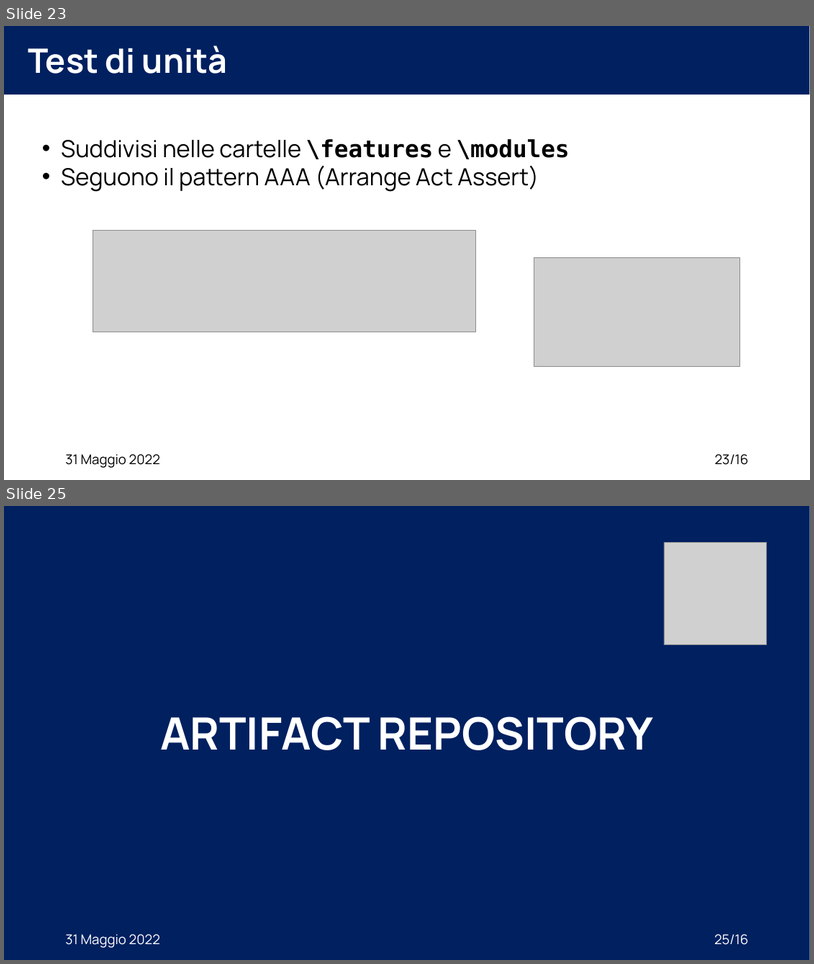
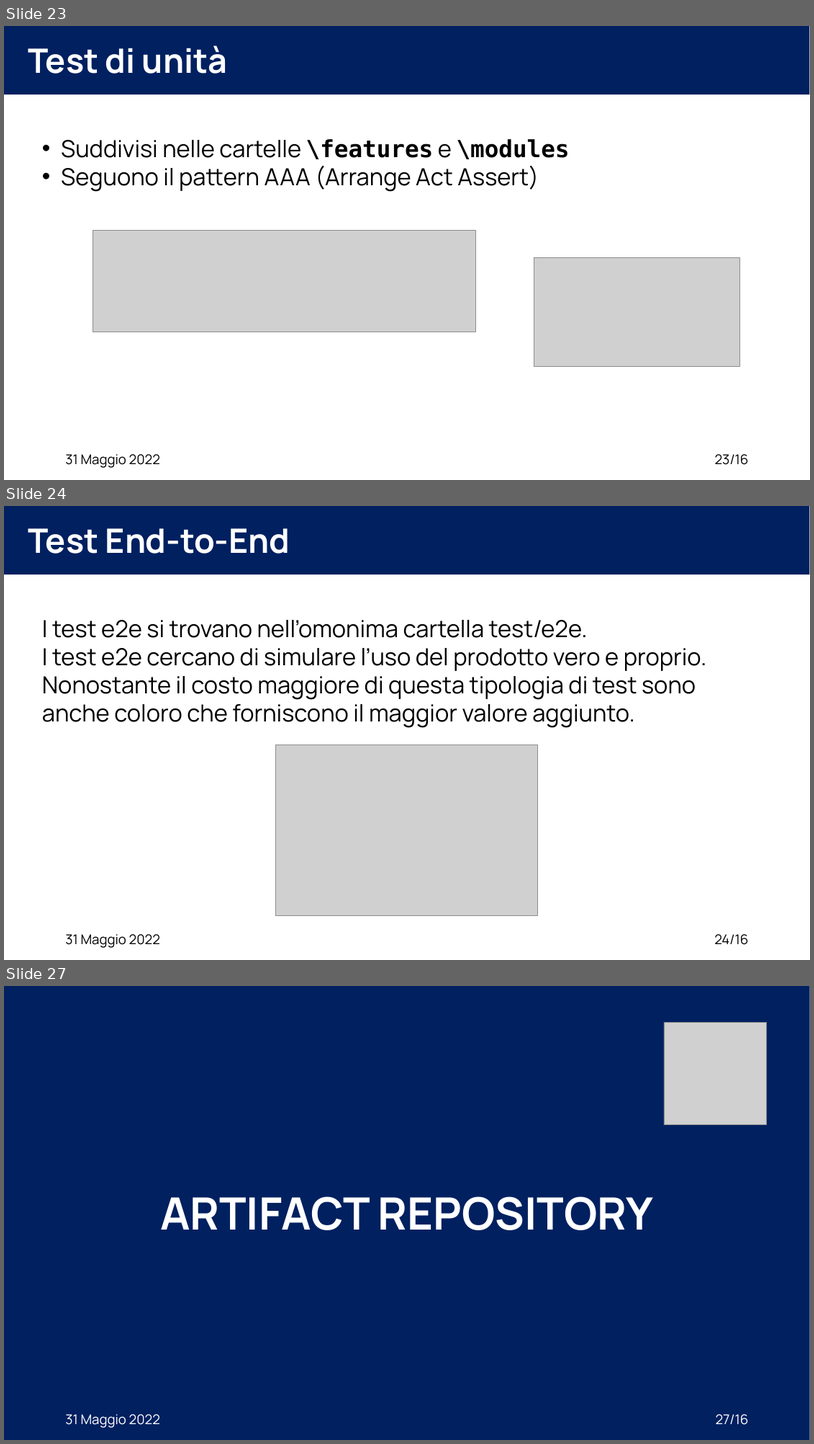
Before and after one commit to XidaZ3/MTSSAssignment3, a slide deck: MTSSAssignment3.pptx. Shown one above the other, each under a label of ours: slides 23 and 25 before the commit, slides 23, 24 and 27 after it; the slides between them are not shown. The pictures are 814x964 and 814x1444 pixels, drawn with LibreOffice and Linux fonts; fonts in the diff are those of the drawing; grey boxes stand for pictures. Boxes give left, top, right and bottom in pixels: in the first picture for what was removed or moved away, otherwise in the second. Text is boxed around its words. In the diff, an @@ line names an element or a change of style, - is before the commit and + after.

Commit message:
Test Slides
Test Slides

```diff
--- a/MTSSAssignment3.pptx
+++ b/MTSSAssignment3.pptx
@@ slide 24 added at <box>4,506,810,960</box>, background #FFFFFF @@
@@ rectangle added at <box>4,506,810,574</box>, fill #002060 @@
@@ title added at <box>28,528,291,554</box>, 40 pt, text #FFFFFF, bold @@
+Test End-to-End
@@ text added at <box>42,620,707,728</box>, 28 pt, text #000000 @@
+I test e2e si trovano nell’omonima cartella test/e2e.
+I test e2e cercano di simulare l’uso del prodotto vero e proprio.
+Nonostante il costo maggiore di questa tipologia di test sono
+anche coloro che forniscono il maggior valore aggiunto.
@@ picture added at <box>276,745,538,916</box> @@
@@ text added at <box>65,934,160,947</box>, 16 pt, text #000000 @@
+31 Maggio 2022
@@ page number added at <box>715,934,748,944</box>, 16 pt, text #000000 @@
+24/16
@@ what was slide 25 is now slide 27 @@
@@ page number at <box>716,1414,749,1424</box>: text changed @@
-25/16
+27/16
```
Also in this commit, not shown: 1 slide changed, 2 other slides added, 1 slide removed, 5 other files.
